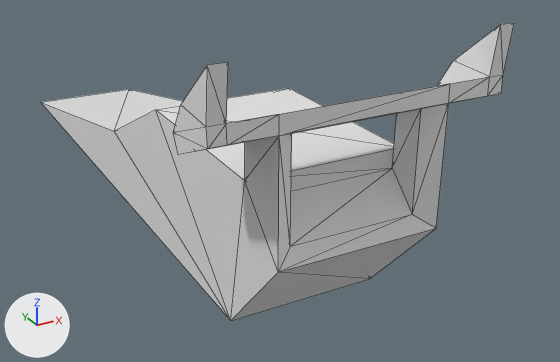
Two versions of the glTF model assets/car.glb, one commit apart.
Rendered twice from a camera (50 mm lens) standing at (-4.24, -10.26, 4.22) and looking at (1.19, -0.38, -0.72). Arrows for +X, +Y and +Z are at lower left; the lights stay in place. Mesh edges are drawn as thin lines. Vertices at the same position are counted once.
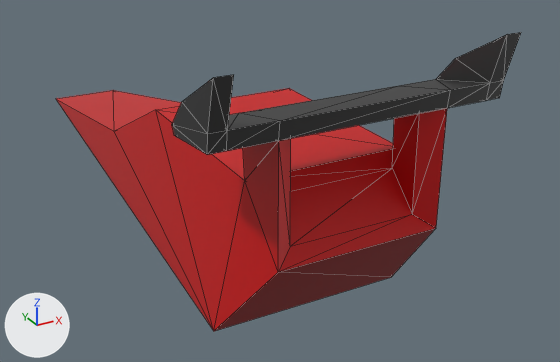
Boxes [x1, y1, x2, y2] around the edits, measured in the pictures (560 x 362 px; the box of a moved part takes in the faces that stretch with it):
```json
{"object": "Cube", "change": "recoloured, reshaped, surface changed", "before": [41, 23, 514, 321], "after": [56, 32, 521, 331], "on screen": "grey to red"}
{"part": 1, "of": "me_cube", "change": "moved or reshaped", "before": [173, 23, 514, 272], "after": [172, 32, 521, 272]}
{"part": 2, "of": "me_cube", "change": "moved or reshaped", "before": [41, 89, 435, 321], "after": [56, 90, 436, 331]}
{"part": 3, "of": "me_cube", "change": "surface changed", "before": [157, 88, 435, 272], "after": [157, 88, 435, 272], "on screen": "grey to red"}
```

Edits to the scene script, one JSON object a line:
```json
{"op": "add", "block": "img_car_base", "code": ["img_car_base = load_image('car base', '_unpacked/car_base', 1024, 1024, 'sRGB')"]}
{"op": "add", "block": "mat_material", "code": ["mat_material = principled_material('Material')", "mat_material.texture = img_car_base"]}
{"block": "me_cube", "where": "# used by ob_cube; location = (0.0, 0.0, 0.0)"}
{"op": "remove", "block": "me_cube", "code": "me_cube.from_pydata(...)  # 52 vertices, 104 faces; spans x -1.72..1.72, y -4.42..6.44, z -1.0..2.5"}
{"op": "add", "block": "me_cube", "code": "me_cube.from_pydata(...)  # 52 vertices, 104 faces; spans x -1.72..1.72, y -4.53..6.55, z -1.0..2.42"}
{"block": "me_cube", "change": "me_cube part 1: 36 of 52 vertices moved; they spanned x -1.72..1.72, y -4.42..-3.52, z 1.42..2.5 and now span x -1.72..1.72, y -4.53..-3.5, z 1.53..2.42; mean shift (0.0, 0.0, 0.02); largest move (-1.0, -3.62, 1.42) -> (-1.0, -3.55, 1.59)"}
{"block": "me_cube", "change": "me_cube part 2"}
{"op": "set", "path": "me_cube.vertices[0].co", "old": "(-1.0, -3.15, -1.0)", "new": "(-1.27, -3.26, -1.0)", "note": "pixel (230, 320) -> pixel (213, 331)"}
{"op": "set", "path": "me_cube.vertices[2].co", "old": "(-1.0, 6.44, -1.0)", "new": "(-0.65, 6.55, -1.0)", "note": "pixel (40, 102) -> pixel (55, 98)"}
{"op": "set", "path": "me_cube.vertices[4].co", "old": "(1.0, -3.15, -1.0)", "new": "(1.27, -3.26, -1.0)", "note": "pixel (369, 278) -> pixel (391, 277)"}
{"op": "set", "path": "me_cube.vertices[6].co", "old": "(1.0, 6.44, -1.0)", "new": "(0.65, 6.55, -1.0)", "note": "pixel (129, 89) -> pixel (113, 90)"}
{"block": "me_cube", "change": "me_cube part 3: texture (UV) coordinates of 104 of 104 faces, centred in x -1.72..1.72, y -4.4..4.63, z -1.0..2.33, changed; they spanned u 0.12..0.88, v 0.0..1.0 and now span u 0.0..0.99, v 0.0..0.98"}
{"op": "add", "block": "me_cube", "code": "me_cube.materials.append(mat_material)  # picture img_car_base"}
```
